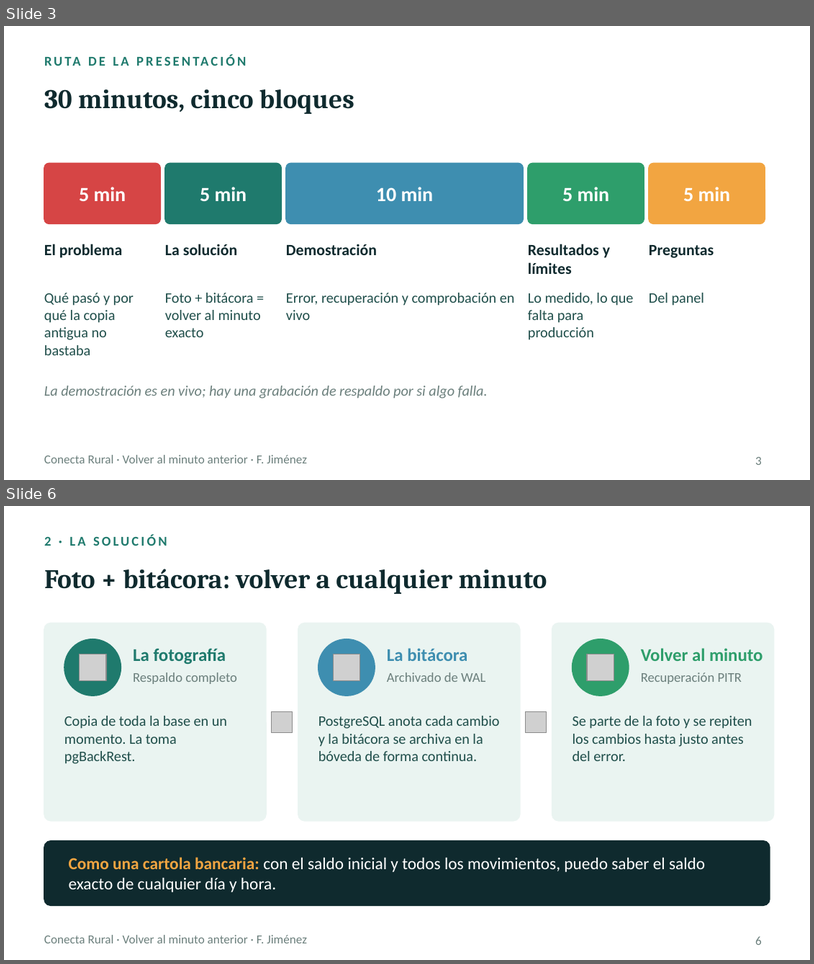
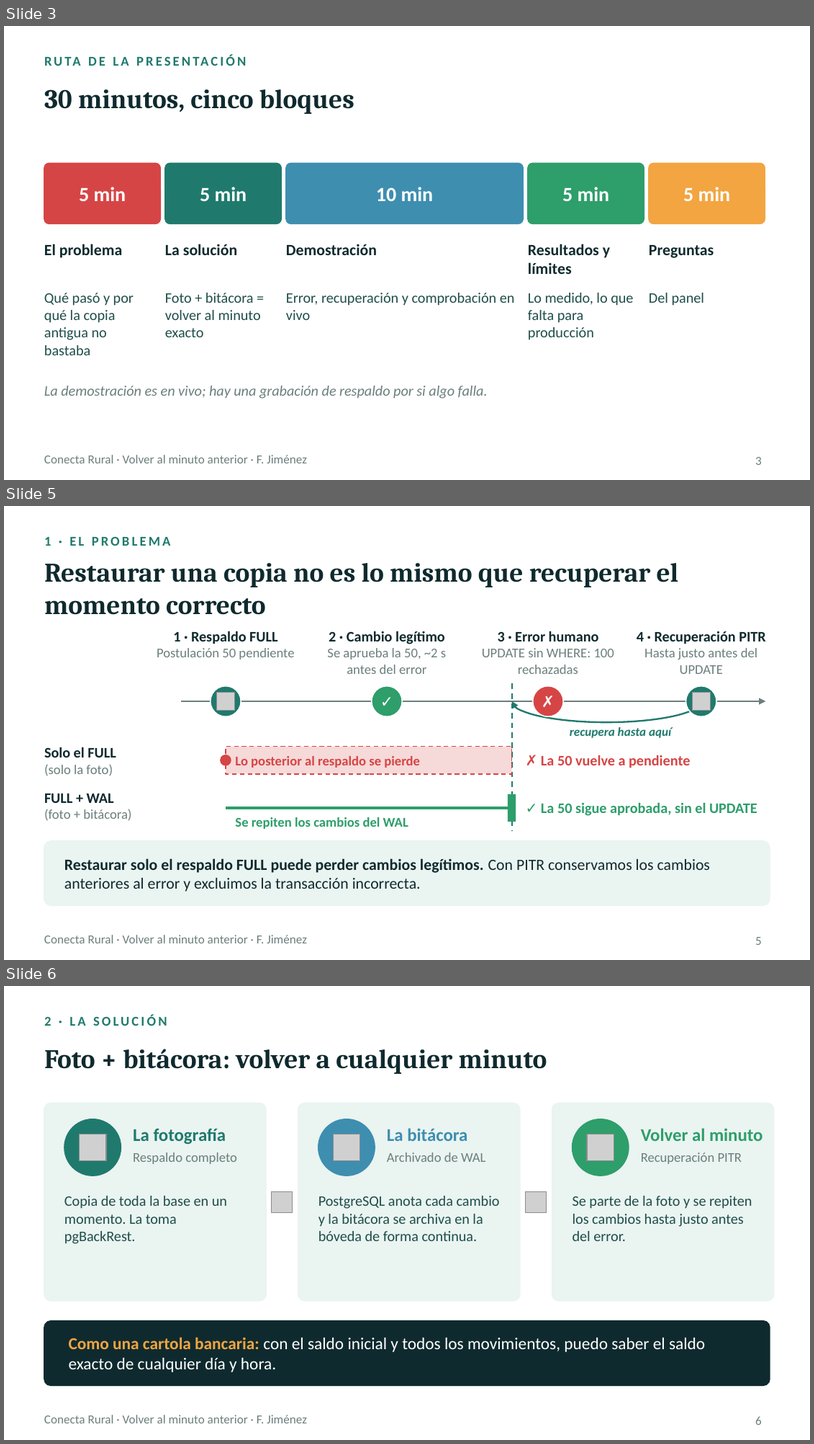
Before and after one commit to fjimenezbravo/dba-sgd-pitr, a slide deck: presentation/Volver_al_minuto_anterior_v5.pptx. Shown one above the other, each under a label of ours: slides 3 and 6 before the commit, slides 3, 5 and 6 after it; the slides between them are not shown. The pictures are 814x964 and 814x1444 pixels, drawn with LibreOffice and Linux fonts; fonts in the diff are those of the drawing; grey boxes stand for pictures. Boxes give left, top, right and bottom in pixels: in the first picture for what was removed or moved away, otherwise in the second. Text is boxed around its words. In the diff, an @@ line names an element or a change of style, - is before the commit and + after.

```diff
--- a/presentation/Volver_al_minuto_anterior_v5.pptx
+++ b/presentation/Volver_al_minuto_anterior_v5.pptx
@@ slide 5 added at <box>4,506,810,960</box>, background #FFFFFF; not listed: 1 template element that a slide beside it also shows @@
@@ text added at <box>44,536,171,546</box>, 12 pt, text #1F7A6D, bold @@
+1 · EL PROBLEMA
@@ title added at <box>44,563,679,615</box>, 24 pt, text #0F2A2E, bold @@
+Restaurar una copia no es lo mismo que recuperar el momento correcto
@@ text added at <box>157,631,294,659</box>, 12 pt, text #6B7F7C @@
+1 · Respaldo FULL
+Postulación 50 pendiente
@@ text added at <box>327,631,446,674</box>, 12 pt, text #6B7F7C @@
+2 · Cambio legítimo
+Se aprueba la 50, ~2 s antes del error
@@ text added at <box>482,631,615,674</box>, 12 pt, text #6B7F7C @@
+3 · Error humano
+UPDATE sin WHERE: 100 rechazadas
@@ text added at <box>637,631,766,674</box>, 12 pt, text #6B7F7C @@
+4 · Recuperación PITR
+Hasta justo antes del UPDATE
@@ ellipse added at <box>211,686,241,716</box>, fill #1F7A6D, outline #FFFFFF 1 pt @@
@@ picture added at <box>217,692,234,710</box> @@
@@ ellipse added at <box>372,686,402,716</box>, fill #2E9E6B, outline #FFFFFF 1 pt @@
@@ text added at <box>372,686,402,716</box>, 14 pt, text #FFFFFF, bold @@
+✓
@@ line added from (512, 683) to (512, 830), #1F7A6D 1.25 pt dashed @@
@@ arc (boxed as its full ellipse) added at <box>512,680,702,722</box>, outline #1F7A6D 1.5 pt @@
@@ ellipse added at <box>533,686,563,716</box>, fill #D64545, outline #FFFFFF 1 pt @@
@@ text added at <box>533,686,563,716</box>, 14 pt, text #FFFFFF, bold @@
+✗
@@ ellipse added at <box>687,686,717,716</box>, fill #1F7A6D, outline #FFFFFF 1 pt @@
@@ picture added at <box>692,692,710,710</box> @@
@@ arrow added from (181, 701) to (766, 701), #6B7F7C 1.5 pt @@
@@ text added at <box>570,727,671,738</box>, 11 pt, text #1F7A6D, bold, italic @@
+recupera hasta aquí
@@ text added at <box>44,746,116,776</box>, 12 pt, text #6B7F7C @@
+Solo el FULL
+(solo la foto)
@@ ellipse added at <box>220,754,232,766</box>, fill #D64545 @@
@@ rectangle added at <box>226,746,512,774</box>, fill #D64545 at 20% opacity, outline #D64545 1 pt dashed @@
@@ text added at <box>235,756,420,767</box>, 12 pt, text #D64545, bold @@
+Lo posterior al respaldo se pierde
@@ text added at <box>541,755,690,767</box>, 13 pt, text #D64545, bold @@
+✗ La 50 vuelve a pendiente
@@ text added at <box>44,793,131,821</box>, 12 pt, text #6B7F7C @@
+FULL + WAL
+(foto + bitácora)
@@ line added from (226, 808) to (509, 808), #2E9E6B 3 pt @@
@@ rectangle added at <box>508,794,516,821</box>, fill #2E9E6B @@
@@ text added at <box>541,802,758,816</box>, 13 pt, text #2E9E6B, bold @@
+✓ La 50 sigue aprobada, sin el UPDATE
@@ text added at <box>235,817,409,829</box>, 12 pt, text #2E9E6B, bold @@
+Se repiten los cambios del WAL
@@ rounded rectangle added at <box>44,841,770,905</box>, fill #EAF4F1, outline #EAF4F1 1 pt @@
@@ text added at <box>64,858,710,891</box>, 14 pt, text #0F2A2E @@
+Restaurar solo el respaldo FULL puede perder cambios legítimos. Con PITR conservamos los cambios anteriores al error y excluimos la transacción incorrecta.
@@ page number added at <box>756,937,762,944</box>, 11 pt, text #6B7F7C @@
+5
```
Also in this commit, not shown: 1 slide changed, 1 slide removed, 21 other files.
